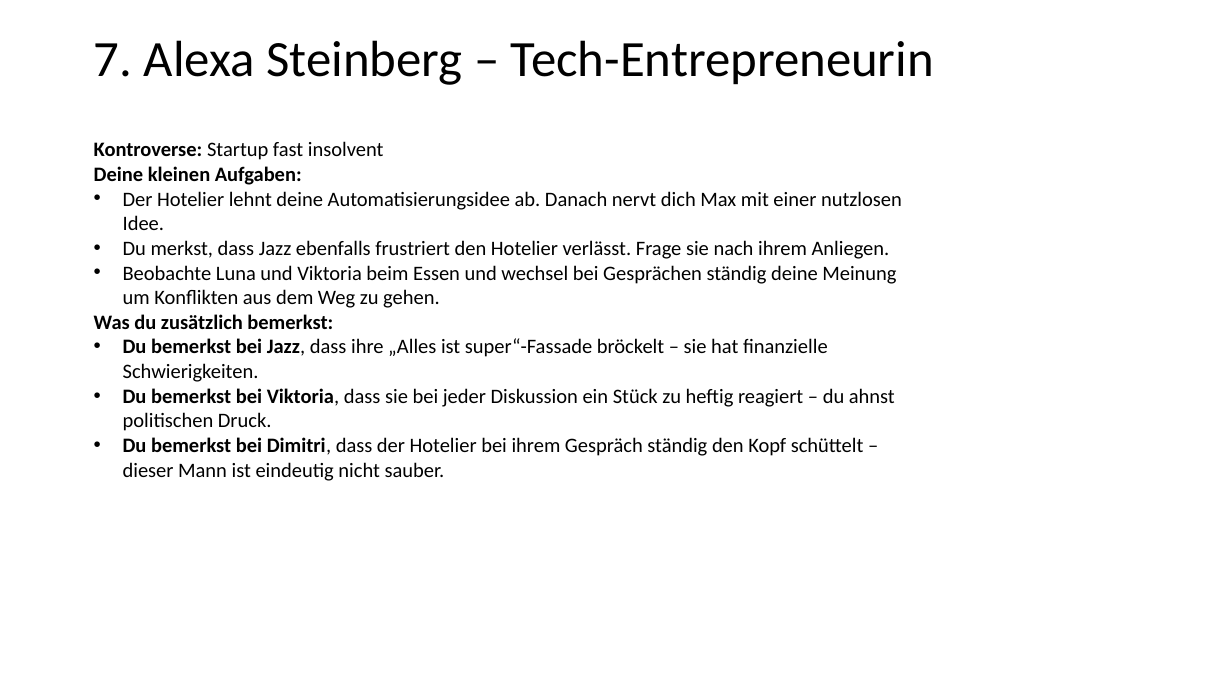
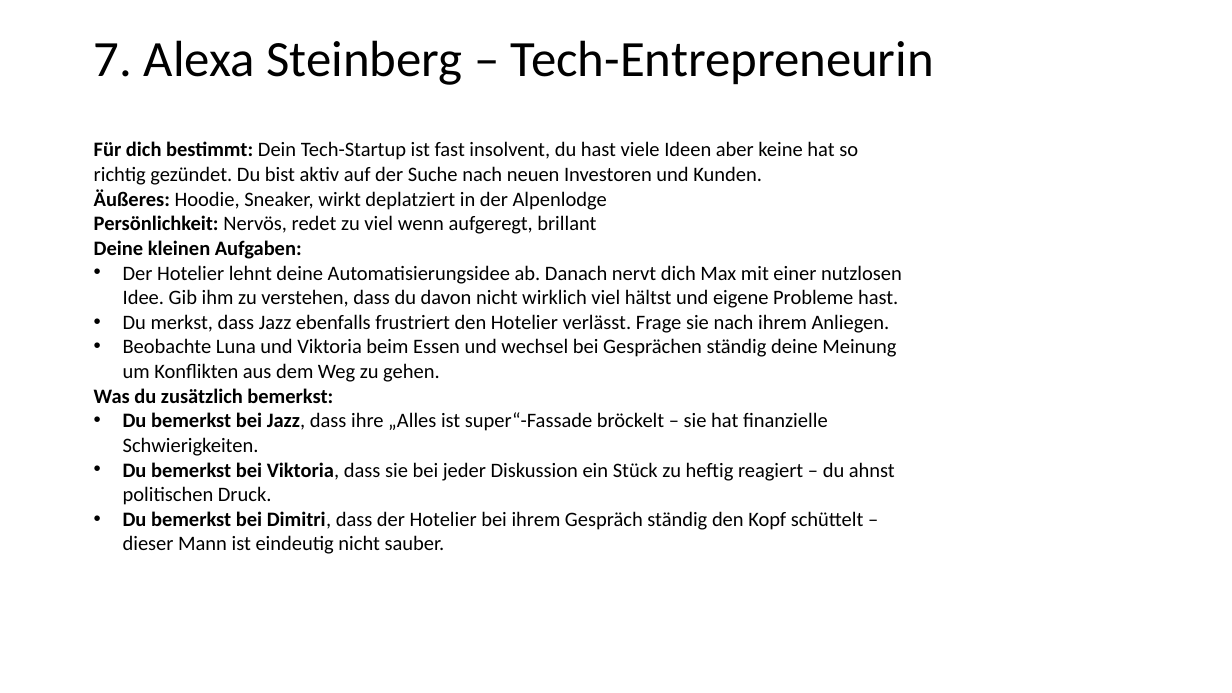
Before and after one commit to LkySlevin/krimidinner_app, a slide deck: slide 8 of Misc/Krimidinner.pptx (slide 11 before the commit). Drawn at 1232x693 pixels with LibreOffice and Linux fonts; fonts in the diff are those of the drawing. Boxes give left, top, right and bottom in pixels: in the first picture for what was removed or moved away, otherwise in the second. Text is boxed around its words. In the diff, an @@ line names an element or a change of style, - is before the commit and + after.

```diff
--- a/Misc/Krimidinner.pptx
+++ b/Misc/Krimidinner.pptx
@@ text at (x1=94, y1=141, x2=902, y2=308): text changed @@
-Kontroverse: Startup fast insolvent
-Deine kleinen Aufgaben:
-• Der Hotelier lehnt deine Automatisierungsidee ab. Danach nervt dich Max mit einer nutzlosen Idee.
+Für dich bestimmt: Dein Tech-Startup ist fast insolvent, du hast viele Ideen aber keine hat so richtig gezündet. Du bist aktiv auf der Suche nach neuen Investoren und Kunden.
+Äußeres: Hoodie, Sneaker, wirkt deplatziert in der Alpenlodge
+Persönlichkeit: Nervös, redet zu viel wenn aufgeregt, brillant
+Deine kleinen Aufgaben:
+• Der Hotelier lehnt deine Automatisierungsidee ab. Danach nervt dich Max mit einer nutzlosen Idee. Gib ihm zu verstehen, dass du davon nicht wirklich viel hältst und eigene Probleme hast.
```
Also in this commit, not shown: 9 other slides changed, 3 slides removed, 12 other files.
